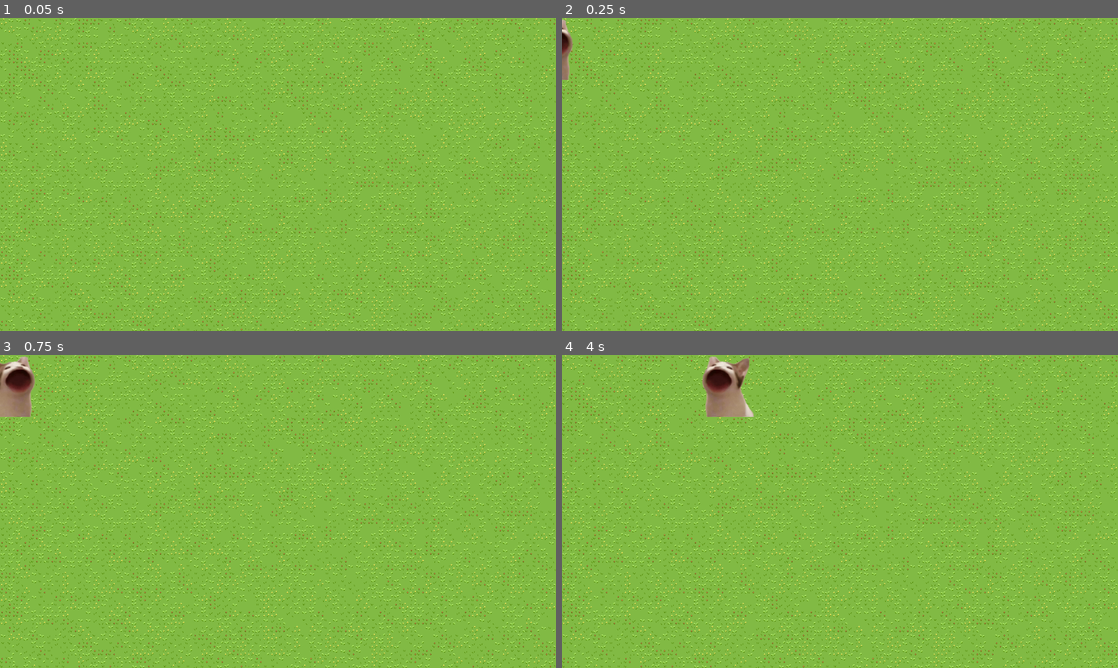
Above: before the commit, frames 1-4 (two rows, left to right).
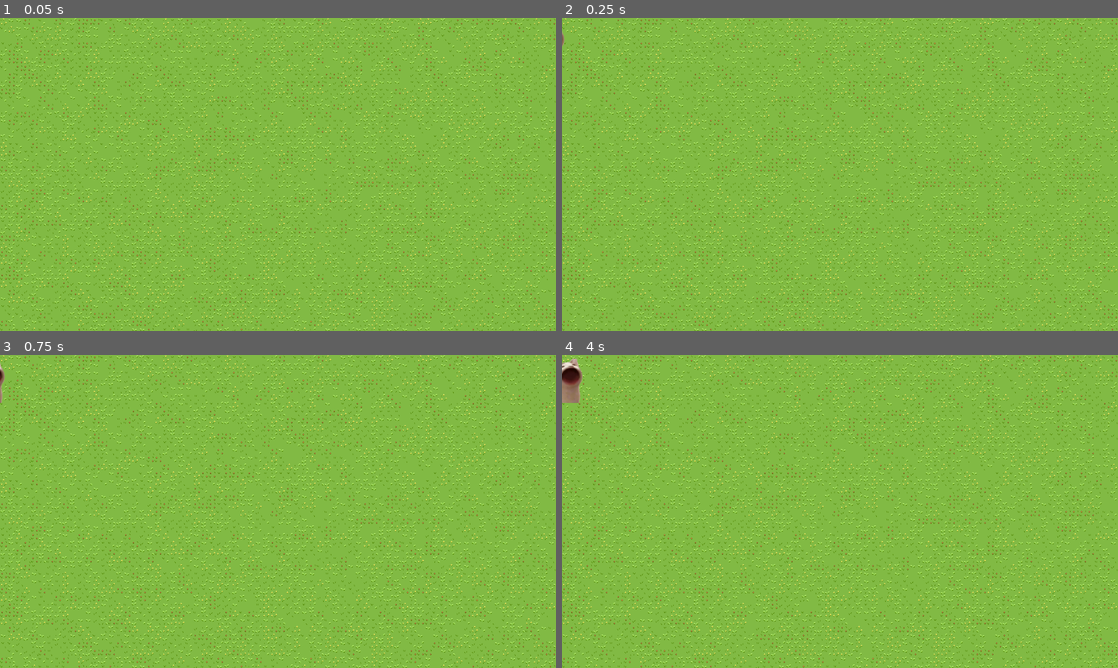
Above: after the commit, the same moments.

Repository: 9er-tom/gemjem-ludem-55
Game: Godot game, scene res://scenes/main.tscn
Same seed, same stepped clock (60 frames per second), same inputs: the game is played once before the commit and once after it.
Inputs (mouse positions are in pixels of both pictures, inside the frame that each line leads up to):
- Up to frame 1 (0.05 s): no input
- Up to frame 2 (0.25 s): no input
- Up to frame 3 (0.75 s): move the mouse to (400, 495) at 0.52 s; click (400, 495) at 0.6 s
- Up to frame 4 (4 s): move the mouse to (728, 527) at 1.27 s; click (728, 527) at 1.35 s; move the mouse to (895, 442) at 2.02 s; click (895, 442) at 2.1 s; move the mouse to (812, 574) at 2.77 s; click (812, 574) at 2.85 s; move the mouse to (1006, 558) at 3.52 s; click (1006, 558) at 3.6 s

Frame 1 is identical in both runs. In frame 2, 0.3% of the frame differs, in the area x 0-2%, y 0-20%; in frame 3, 1.0%; in frame 4, 1.8%, in the area x 0-35%, y 0-20%.

Commit message:
Git COMIIIT

Diff:
--- a/jem-2d/mobs/enemy.tscn
+++ b/jem-2d/mobs/enemy.tscn
@@ -1,38 +1,26 @@
-[gd_scene load_steps=6 format=3 uid="uid://b5n88yfw6oj4a"]
+[gd_scene load_steps=5 format=3 uid="uid://ddahfodd8bt8i"]
 
-[ext_resource type="Texture2D" uid="uid://by6nn225324ql" path="res://assets/img/popcat/pop_0.png" id="1_syysa"]
-[ext_resource type="Texture2D" uid="uid://bqmav7q304qvn" path="res://assets/img/popcat/pop_1.png" id="2_cxlqu"]
-[ext_resource type="Script" path="res://scripts/enemy_logic.gd" id="2_rmh6d"]
-[ext_resource type="Script" path="res://scripts/health.gd" id="4_0ie4n"]
+[ext_resource type="SpriteFrames" uid="uid://dl8ajg3obksrr" path="res://assets/spriteframes/popcat.tres" id="1_j6b23"]
+[ext_resource type="Script" path="res://scripts/enemy_logic.gd" id="2_tvwom"]
+[ext_resource type="PackedScene" uid="uid://wg3uykey4c0u" path="res://mobs/health.tscn" id="3_pf7ga"]
 
-[sub_resource type="SpriteFrames" id="SpriteFrames_8kcrp"]
-animations = [{
-"frames": [{
-"duration": 1.0,
-"texture": ExtResource("1_syysa")
-}, {
-"duration": 1.0,
-"texture": ExtResource("2_cxlqu")
-}],
-"loop": true,
-"name": &"pop_placeholder_anim",
-"speed": 5.0
-}]
+[sub_resource type="CapsuleShape2D" id="CapsuleShape2D_kejoo"]
+radius = 279.0
+height = 794.0
 
-[node name="AnimatedSprite2D" type="AnimatedSprite2D"]
-texture_filter = 1
-sprite_frames = SubResource("SpriteFrames_8kcrp")
-animation = &"pop_placeholder_anim"
-frame_progress = 0.907793
+[node name="enemy_body" type="CharacterBody2D"]
 
-[node name="enemy" type="Node" parent="."]
-script = ExtResource("2_rmh6d")
+[node name="AnimatedSprite2D" type="AnimatedSprite2D" parent="."]
+sprite_frames = ExtResource("1_j6b23")
 
-[node name="health" type="Node" parent="enemy"]
-script = ExtResource("4_0ie4n")
+[node name="enemy" type="Node" parent="AnimatedSprite2D"]
+script = ExtResource("2_tvwom")
+
+[node name="health" parent="AnimatedSprite2D/enemy" instance=ExtResource("3_pf7ga")]
 
 [node name="Timer" type="Timer" parent="."]
 process_callback = 0
-wait_time = 2.0
+wait_time = 1.5
 
-[connection signal="timeout" from="Timer" to="enemy" method="_on_timer_timeout"]
+[node name="CollisionShape2D" type="CollisionShape2D" parent="."]
+shape = SubResource("CapsuleShape2D_kejoo")
--- /dev/null
+++ b/jem-2d/mobs/health.tscn
@@ -0,0 +1,6 @@
+[gd_scene load_steps=2 format=3 uid="uid://wg3uykey4c0u"]
+
+[ext_resource type="Script" path="res://scripts/health.gd" id="1_oc8xe"]
+
+[node name="health" type="Node"]
+script = ExtResource("1_oc8xe")
--- a/jem-2d/scenes/tile_map.tscn
+++ b/jem-2d/scenes/tile_map.tscn
@@ -1,14 +1,13 @@
 [gd_scene load_steps=3 format=3 uid="uid://wvj05l8teigh"]
 
 [ext_resource type="TileSet" uid="uid://bov437y6bk4w5" path="res://assets/tiles/grass.tres" id="1_x1rxh"]
-[ext_resource type="PackedScene" uid="uid://b5n88yfw6oj4a" path="res://mobs/enemy.tscn" id="2_l5fp2"]
+[ext_resource type="PackedScene" uid="uid://ddahfodd8bt8i" path="res://mobs/enemy.tscn" id="2_elgki"]
 
 [node name="TileMap" type="TileMap"]
 tile_set = ExtResource("1_x1rxh")
 format = 2
 layer_0/tile_data = PackedInt32Array(0, 327680, 2, 65536, 327680, 0, 131072, 196608, 1, 196608, 196608, 0, 262144, 2621 …(57435 unchanged characters)…
 
-[node name="AnimatedSprite2D" parent="." instance=ExtResource("2_l5fp2")]
-position = Vector2(-56, 65)
-scale = Vector2(0.135, 0.135)
-frame_progress = 0.0
+[node name="enemy_body" parent="." instance=ExtResource("2_elgki")]
+position = Vector2(-37, 53)
+scale = Vector2(0.1, 0.1)
--- a/jem-2d/scripts/enemy_logic.gd
+++ b/jem-2d/scripts/enemy_logic.gd
@@ -8,7 +8,7 @@
 
 func _ready():
 	# Get the Timer node and connect its timeout signal to this script
-	$"../Timer".start()
+	$"../../Timer".start()
 
 func _process(delta):
 	var velocity = Vector2() # The sprite's movement vector
--- a/jem-2d/scripts/health.gd
+++ b/jem-2d/scripts/health.gd
@@ -2,11 +2,20 @@
 extends Node
 
 
-# Called when the node enters the scene tree for the first time.
+# Assuming health is directly proportional to sprite size
+var health_per_pixel = 0.1  # Adjust this value as needed
+var health_points = 0
+
 func _ready():
-	pass # Replace with function body.
+	var sprite = get_parent().get_parent().get_parent()
+
+	# Calculate health based on sprite size
+	health_points = sprite.scale.length() * health_per_pixel
+	print("Calculated health_points: ", health_points)
 
 
-# Called every frame. 'delta' is the elapsed time since the previous frame.
-func _process(delta):
-	pass
+func damage(damage_points):
+	health_points -= damage_points
+
+func heal(heal_points):
+	health_points += heal_points
